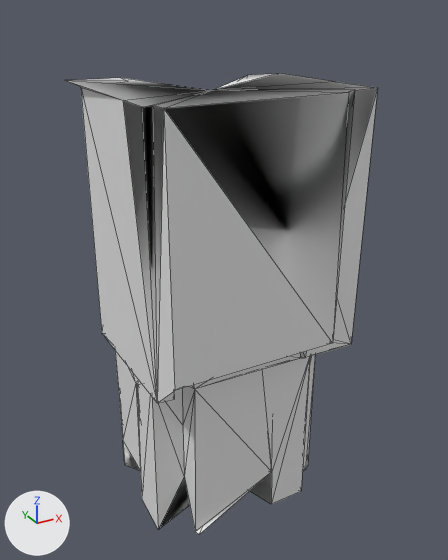
A saved change to the OBJ model src/main/resources/assets/kn8/meshes/ryo/shin_left.obj.
Camera for both pictures: a camera (50 mm lens) standing at (-0.282, -0.318, 0.456) and looking at (-0.094, 0.023, 0.285). Arrows for +X, +Y and +Z are at lower left; the lights stay in place. The older version comes first. Mesh edges are drawn as thin lines. Where no turn or scale is listed for an object, it has been applied to the vertices. Vertices at exactly the same position are counted once.

In view in the first picture: 'shin_left'.
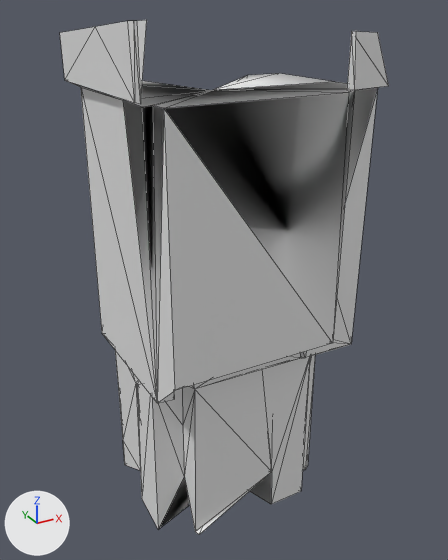
Changed parts and their boxes (x1, y1, x2, y2) in the pictures (448 x 560 px):
'shin_left', reshaped (11% taller)
    before: (65, 73, 378, 534)
    after: (60, 20, 389, 534)
part 1 of me_shin_left, built on
    before: (215, 73, 334, 90)
    after: (60, 20, 389, 104)

Patch to the scene script:
```diff
--- a/src/main/resources/assets/kn8/meshes/ryo/shin_left.obj.py
+++ b/src/main/resources/assets/kn8/meshes/ryo/shin_left.obj.py
@@ me_shin_left @@
 # used by ob_shin_left; location = (0.0, 0.0, 0.0)
 # verts and faces of me_shin_left; kept vertices keep their numbers, new ones are numbered from 161
 # before: 0 (-0.025, 0.005, 0.413) at pixel (335, 81), 1 (-0.025, 0.068, 0.413) at pixel (279, 73), 19 (-0.053, -0.048, 0.415) at pixel (354, 89), 48 (-0.175, 0.079, 0.415) at pixel (64, 80), 158 (-0.099, 0.029, 0.41) at pixel (212, 90)
-me_shin_left.from_pydata(...)  # 161 vertices, 317 faces; spans x -0.175..-0.025, y -0.048..0.102, z 0.122..0.415
+me_shin_left.from_pydata(...)  # 174 vertices, 328 faces; spans x -0.175..-0.022, y -0.048..0.102, z 0.122..0.451
+# me_shin_left part 1
+delete_faces([(0, 158, 1)])
+verts[161] = (-0.022, -0.04, 0.415)  # pixel (388, 86)
+verts[162] = (-0.034, -0.04, 0.443)  # pixel (377, 32)
+verts[163] = (-0.053, -0.041, 0.444)  # pixel (351, 31)
+verts[164] = (-0.053, -0.041, 0.414)  # pixel (346, 90)
+verts[165] = (-0.053, -0.045, 0.445)  # pixel (356, 30)
+verts[166] = (-0.172, -0.038, 0.45)  # pixel (136, 20)
+verts[167] = (-0.172, -0.038, 0.414)  # pixel (140, 104)
+verts[168] = (-0.171, -0.048, 0.451)  # pixel (146, 19)
+verts[169] = (-0.173, -0.037, 0.45)  # pixel (133, 20)
+verts[170] = (-0.175, -0.037, 0.415)  # pixel (134, 102)
+verts[171] = (-0.175, -0.035, 0.45)  # pixel (127, 20)
+verts[172] = (-0.175, 0.012, 0.447)  # pixel (95, 26)
+verts[173] = (-0.175, 0.08, 0.442)  # pixel (59, 32)
+faces += [(0, 1, 158), (161, 162, 163), (161, 163, 164), (19, 164, 163), (19, 163, 165), (166, 167, 168)]
+faces += [(166, 169, 167), (167, 169, 170), (169, 171, 170), (170, 171, 172), (48, 170, 172), (48, 172, 173)]
+# other edits to the shape of me_shin_left do not show in these pictures
```
